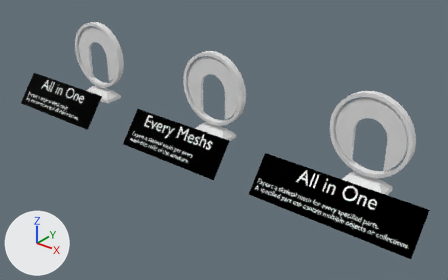
One commit to the Blender file docs/Examples/AssetsExample_MultiPartSkeletalMesh.blend: the scene before it, then after it.
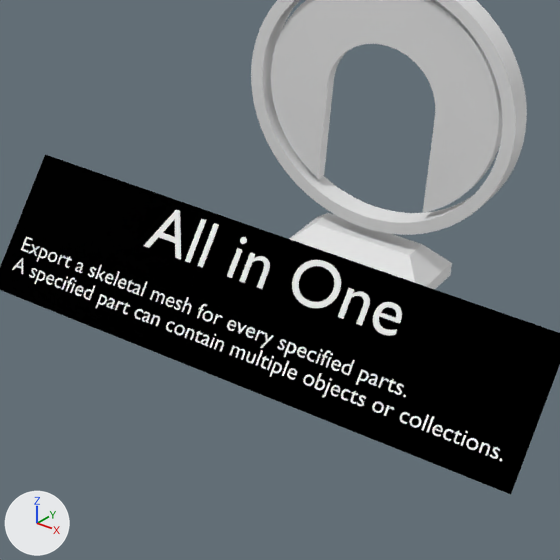
Each version appears first whole from a 50 mm camera at (21.59, -26.03, 16.07) aimed at (2.04, -1.6, 0.92), and next in a close-up on the part from 56% to 95% of the width and 37% to 100% of the height. Arrows for +X, +Y and +Z are at lower left; the lights stay in place.

Names of what the first close-up shows: 'BaseCol', 'CircleCol', 'Plane.002', 'Text.004', 'Text.005'.
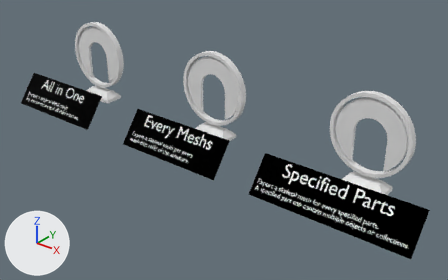
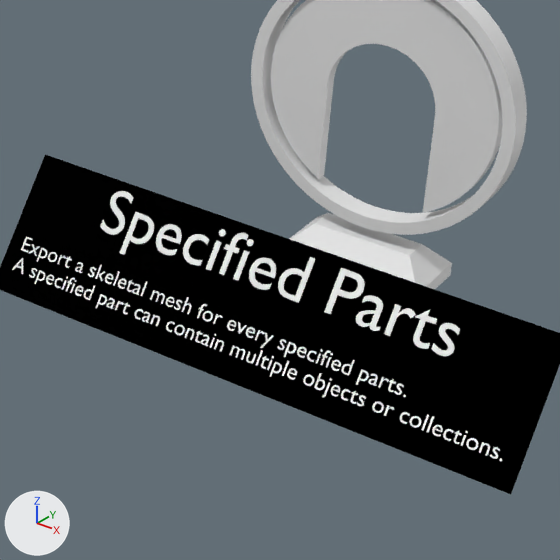
What differs and where, as boxes [x1, y1, x2, y2] in the close-ups (560 x 560 px):
'Text.005', text changed
    before: [144, 210, 402, 335]
    after: [100, 191, 460, 356]

The edits, one by one:
In text 'Text.005' (txt_text_005), body goes from 'All in One' to 'Specified Parts'.
